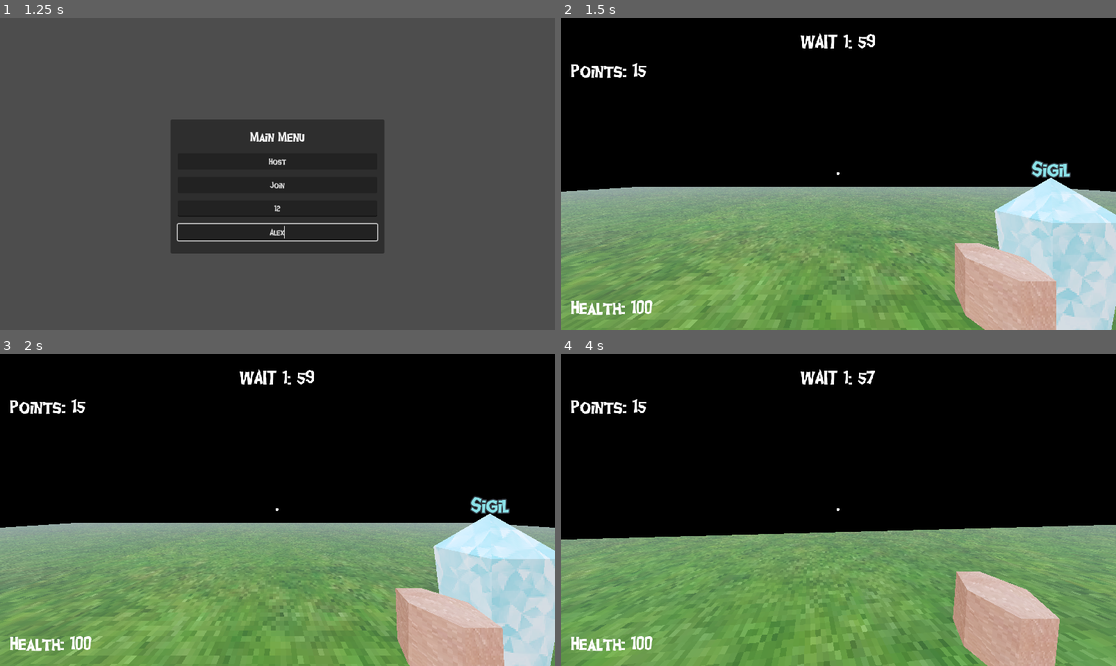
Above: before the commit, frames 1-4 (two rows, left to right).
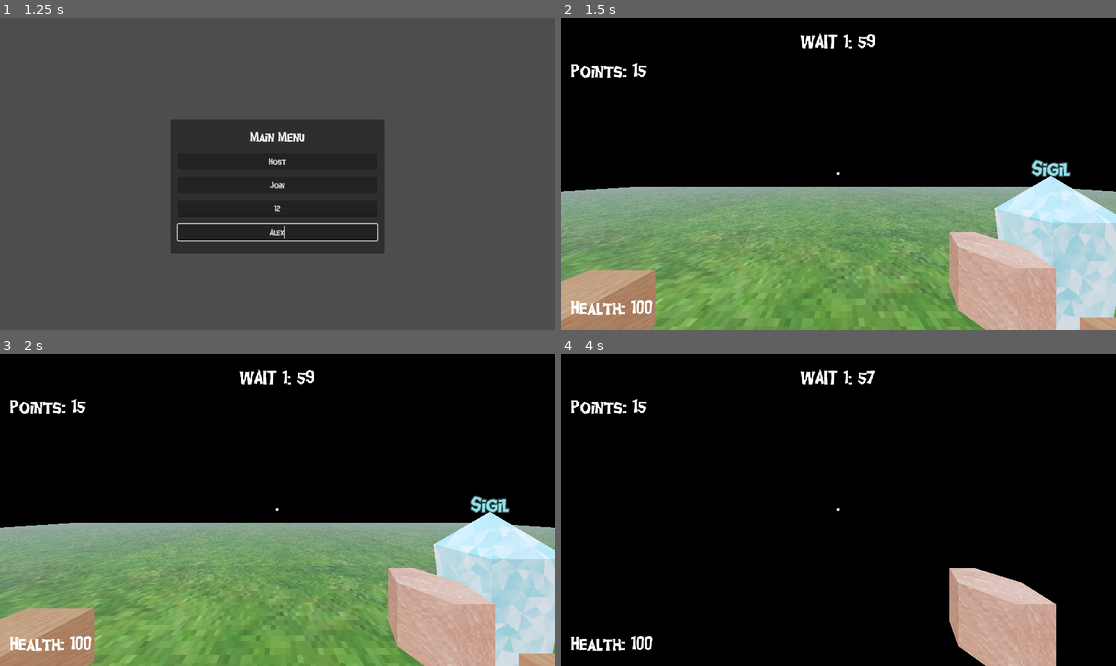
Above: after the commit, the same moments.

Repository: erioxis/dozetgame
Game: Godot game, scene res://Scenes/world.tscn
The game is run twice, just before and just after one commit, with the same random seed, the same clock (stepped at 60 frames per second) and the same inputs.
Inputs (mouse positions are in pixels of both pictures, inside the frame that each line leads up to):
- Up to frame 1 (1.25 s): click (277, 208) at 0.52 s; type "12" at 0.6 s; click (277, 233) at 0.75 s; type "Alex" at 0.83 s
- Up to frame 2 (1.5 s): click "Host" at 1.25 s
- Up to frame 3 (2 s): no input
- Up to frame 4 (4 s): tap Enter (ui_accept) at 2, 2.3, 2.85 s; move the mouse to (866, 510) at 2.02 s; hold W (up) from 2.03 s (still down); click (866, 510) at 2.1 s; tap Space (jump, bound only after the commit) at 2.27, 2.57, 3.02, 3.05, 3.32, 3.6 s; move the mouse to (810, 510) at 2.77 s; move the mouse to (849, 503) at 3.52 s; click (849, 503) at 3.8 s

Frame 1 is identical in both runs. In frame 2, 6.2% of the frame differs, in the area x 0-100%, y 45-100%; in frame 3, 6.6%; in frame 4, 39%, in the area x 0-100%, y 54-100%.

Commit message:
phys

Diff:
--- a/Scenes/Death.tscn
+++ b/Scenes/Death.tscn
@@ -6,7 +6,7 @@
 size = Vector3(38.8439, 1, 37.1182)
 
 [node name="Death" type="Area3D"]
-collision_mask = 2
+collision_mask = 3
 script = ExtResource("1_en0h8")
 
 [node name="CollisionShape3D" type="CollisionShape3D" parent="."]
--- a/Scenes/TestMap.tscn
+++ b/Scenes/TestMap.tscn
@@ -6,6 +6,7 @@
 [ext_resource type="ArrayMesh" uid="uid://bfvwyoi7c0vh0" path="res://assets/models/flat.obj" id="4_a80cx"]
 [ext_resource type="PackedScene" uid="uid://1irhveuvktve" path="res://Scenes/Death.tscn" id="5_87wyk"]
 [ext_resource type="PackedScene" uid="uid://dkv26l5o2ya1n" path="res://Scenes/sigil.tscn" id="7_hbkm3"]
+[ext_resource type="PackedScene" uid="uid://bihe3vjkrm26t" path="res://Scenes/box.tscn" id="7_v7gqm"]
 
 [sub_resource type="BoxShape3D" id="BoxShape3D_n5sbf"]
 size = Vector3(57.3245, 1, 57.1686)
@@ -40,7 +41,7 @@
 transform = Transform3D(1, 0, 0, 0, 1, 0, 0, 0, 1, 0, 2.05051, 0)
 
 [node name="Death" parent="." instance=ExtResource("5_87wyk")]
-transform = Transform3D(3.18772, 0, 0, 0, 1, 0, 0, 0, 3.11279, 0, 0, 0)
+transform = Transform3D(3.18772, 0, 0, 0, 1, 0, 0, 0, 3.11279, 0, -0.706749, 0)
 
 [node name="Sigil" parent="." groups=["sigil"] instance=ExtResource("7_hbkm3")]
 transform = Transform3D(1, 0, 0, 0, 1, 0, 0, 0, 1, 2.65917, 0.5, -2.54509)
@@ -50,3 +51,15 @@
 
 [node name="Sigil3" parent="." groups=["sigil"] instance=ExtResource("7_hbkm3")]
 transform = Transform3D(1, 0, 0, 0, 1, 0, 0, 0, 1, -11.7034, 0.5, -2.54509)
+
+[node name="box4" parent="." instance=ExtResource("7_v7gqm")]
+transform = Transform3D(1, 0, 0, 0, 1, 0, 0, 0, 1, -2.34534, 9.28797, -1.77282)
+
+[node name="box3" parent="." instance=ExtResource("7_v7gqm")]
+transform = Transform3D(1, 0, 0, 0, 1, 0, 0, 0, 1, 2.13326, 8.18188, -1.05276)
+
+[node name="box2" parent="." instance=ExtResource("7_v7gqm")]
+transform = Transform3D(1, 0, 0, 0, 1, 0, 0, 0, 1, 5.862, 5.38249, 0.112446)
+
+[node name="box" parent="." instance=ExtResource("7_v7gqm")]
+transform = Transform3D(1, 0, 0, 0, 1, 0, 0, 0, 1, 0, 2.61532, 0)
--- /dev/null
+++ b/Scenes/box.tscn
@@ -0,0 +1,53 @@
+[gd_scene load_steps=7 format=3 uid="uid://bihe3vjkrm26t"]
+
+[ext_resource type="ArrayMesh" uid="uid://3tx7oflbox6c" path="res://assets/models/box.obj" id="1_u8n5t"]
+[ext_resource type="Shader" path="res://assets/shaders/psx_lit.gdshader" id="2_f0pim"]
+[ext_resource type="Texture2D" uid="uid://c8m44uqmluvj6" path="res://assets/textures/box.jpg" id="3_a18au"]
+
+[sub_resource type="ShaderMaterial" id="ShaderMaterial_ibjqo"]
+render_priority = 0
+shader = ExtResource("2_f0pim")
+shader_parameter/jitter = 0.5
+shader_parameter/jitter_z_coordinate = true
+shader_parameter/jitter_depth_independent = true
+shader_parameter/affine_texture_mapping = true
+shader_parameter/alpha_scissor = 1.0
+shader_parameter/albedo_color = Color(1, 1, 1, 1)
+shader_parameter/emission_color = Color(1, 1, 1, 1)
+shader_parameter/texture_size = Vector2(1, 1)
+shader_parameter/albedo = ExtResource("3_a18au")
+
+[sub_resource type="BoxShape3D" id="BoxShape3D_uc8j0"]
+size = Vector3(1.66075, 1.44636, 2.0343)
+
+[sub_resource type="SceneReplicationConfig" id="SceneReplicationConfig_t3kl4"]
+properties/0/path = NodePath(".:position")
+properties/0/spawn = true
+properties/0/sync = true
+properties/0/watch = false
+properties/1/path = NodePath(".:rotation")
+properties/1/spawn = true
+properties/1/sync = true
+properties/1/watch = false
+properties/2/path = NodePath(".:linear_velocity")
+properties/2/spawn = true
+properties/2/sync = true
+properties/2/watch = false
+properties/3/path = NodePath(".:angular_velocity")
+properties/3/spawn = true
+properties/3/sync = true
+properties/3/watch = false
+
+[node name="box" type="RigidBody3D"]
+
+[node name="MeshInstance3D" type="MeshInstance3D" parent="."]
+transform = Transform3D(0.445, 0, 0, 0, 0.445, 0, 0, 0, 0.445, 0, 0, 0)
+mesh = ExtResource("1_u8n5t")
+surface_material_override/0 = SubResource("ShaderMaterial_ibjqo")
+
+[node name="CollisionShape3D" type="CollisionShape3D" parent="."]
+transform = Transform3D(0.445, 0, 0, 0, 0.445, 0, 0, 0, 0.445, 0, 0, 0)
+shape = SubResource("BoxShape3D_uc8j0")
+
+[node name="MultiplayerSynchronizer" type="MultiplayerSynchronizer" parent="."]
+replication_config = SubResource("SceneReplicationConfig_t3kl4")
--- a/Scenes/player.gd
+++ b/Scenes/player.gd
@@ -1,20 +1,34 @@
-extends CharacterBody3D
+extends RigidBody3D
 
 class_name Player
 
-@onready var camera = $Camera3D
-@onready var _raycast = $Camera3D/RayCast
+@onready var camera = $Head/Camera3D
+@onready var _raycast = $Head/Camera3D/RayCast
 @onready var _label = $Label3D
-@onready var body = $body
+@onready var bodymesh = $body
 @onready var ui = $player_ui
-@onready var hand = $Camera3D/hand
-
-@onready var anim_player = $AnimationPlayer
+@onready var hand = $Head/Camera3D/head
+@onready var head = $Head
+@onready var headmesh = $Head/Camera3D/head
+#@onready var anim_player = $AnimationPlayer
+@onready var body = $bodycol
+@onready var feet = $feet
+@export var view_sensitivity = 10.0
+var is_on_floor = false
+var move_input
 
 var bloodexp = preload("res://Scenes/blood_explosion.tscn")
 
-const SPEED = 10.0
-const JUMP_VELOCITY = 4.5
+@export var jump_velocity = 7
+@export var acceleration = 7
+var accel_multiplier = 1.0
+@export var speed = 25
+@export var max_speed = 50
+@export var stop_speed = 0.1
+
+var velocity = Vector3()
+
+var mouse_input = Vector2()
 
 var dead: bool
 var held_object: RigidBody3D
@@ -24,8 +38,6 @@
 var tool : Object
 var world
 var game_manager
-
-var gravity = ProjectSettings.get_setting("physics/3d/default_gravity")
 
 func _enter_tree():
 	set_multiplayer_authority(str(name).to_int())
@@ -39,18 +51,17 @@
 		ui.hide()
 		return
 
-	body.visible = false
+	linear_damp = 1.0
+	Input.set_mouse_mode(Input.MOUSE_MODE_CAPTURED)
+
+	bodymesh.visible = false
+	headmesh.visible = false
 	_label.visible = false
 	Input.mouse_mode = Input.MOUSE_MODE_CAPTURED;
 	camera.current = true
 
 func _unhandled_input(event):
 	if not is_multiplayer_authority(): return
-
-	if event is InputEventMouseMotion:
-		rotate_y(-event.relative.x * .005)
-		camera.rotate_x(-event.relative.y * .005)
-		camera.rotation.x = clamp(camera.rotation.x, -PI/2, PI/2)
 
 	if Input.is_action_just_pressed("left_click"):
 		if (tool):
@@ -63,34 +74,63 @@
 	# Add the gravity.
 	set_ui()
 
-	if not is_on_floor():
-		velocity.y -= gravity * delta
+	move(delta)
 
-	# Handle Jump.
-	if Input.is_action_just_pressed("ui_accept") and is_on_floor():
-		velocity.y = JUMP_VELOCITY
-
-	var input_dir = Input.get_vector("left", "right", "up", "down")
-	var direction = (transform.basis * Vector3(input_dir.x, 0, input_dir.y)).normalized()
-	if direction:
-		velocity.x = direction.x * SPEED
-		velocity.z = direction.z * SPEED
-	else:
-		velocity.x = move_toward(velocity.x, 0, SPEED)
-		velocity.z = move_toward(velocity.z, 0, SPEED)
-
-	if anim_player.current_animation == "shoot":
-		pass
-	elif input_dir != Vector2.ZERO and is_on_floor():
-		anim_player.play("move")
-	else:
-		anim_player.play("idle")
+	#if anim_player.current_animation == "shoot":
+	#	pass
+	#elif move_input != Vector2.ZERO and feet.is_colliding():
+	#	anim_player.play("move")
+	#else:
+	#	anim_player.play("idle")
 
 	if (health<=0 and dead==false):
 		rpc("kill")
 		dead = true
 
-	move_and_slide()
+func move(delta):
+	is_on_floor = false
+	move_input = Vector2.ZERO
+	var dir = Vector3()
+	#movement input
+	move_input = Input.get_vector("left","right","down","up")
+	dir += move_input.x*head.global_transform.basis.x;
+	dir -= move_input.y*head.global_transform.basis.z;
+	velocity = lerp(velocity,dir*speed,acceleration*accel_multiplier*delta)
+	apply_central_force(velocity)
+	if feet.is_colliding():
+		is_on_floor = true
+		accel_multiplier = 1.0
+	if Input.is_action_just_pressed("jump") and is_on_floor:
+		accel_multiplier = 0.1
+		is_on_floor = false
+		apply_central_impulse(Vector3.UP * jump_velocity)
+	#view and rotation
+	camera.rotation_degrees.x -= mouse_input.y * view_sensitivity * delta;
+	camera.rotation_degrees.x = clamp(camera.rotation_degrees.x,-80,80)
+	head.rotation_degrees.y -= mouse_input.x * view_sensitivity * delta;
+	mouse_input =Vector2.ZERO
+	bodymesh.global_rotation.y = head.global_rotation.y
+
+
+func _integrate_forces(state):
+	if not is_multiplayer_authority(): return
+	#limit max speed
+	if state.linear_velocity.length()>max_speed:
+		state.linear_velocity=state.linear_velocity.normalized()*max_speed
+	#artificial stopping movement i.e not using physics
+	if move_input.length() < 0.2:
+		state.linear_velocity.x = lerp(state.linear_velocity.x,0.0,stop_speed)
+		state.linear_velocity.z = lerp(state.linear_velocity.z,0.0,stop_speed)
+	#push against floor to avoid sliding on "unreasonable" slopes
+	if state.get_contact_count() > 0 and move_input.length()< 0.2:
+		if is_on_floor and state.get_contact_local_normal(0).y < 0.9:
+			apply_central_force(-state.get_contact_local_normal(0))
+
+#mouse input
+func _input(event):
+	if not is_multiplayer_authority(): return
+	if event is InputEventMouseMotion:
+		mouse_input = event.relative;
 
 func set_ui():
 	ui.set_health(health)
@@ -117,5 +157,6 @@
 
 @rpc("call_local")
 func play_shoot_effects():
-	anim_player.stop()
-	anim_player.play("shoot")
+	#anim_player.stop()
+	#anim_player.play("shoot")
+	pass
--- a/Scenes/player.tscn
+++ b/Scenes/player.tscn
@@ -13,8 +13,50 @@
 [ext_resource type="ArrayMesh" uid="uid://cdj6xi676jpl7" path="res://assets/models/boot.obj" id="11_7gggb"]
 [ext_resource type="Texture2D" uid="uid://dh4hpryuudumo" path="res://assets/textures/boot.jpg" id="12_v6rtr"]
 
+[sub_resource type="PhysicsMaterial" id="PhysicsMaterial_r4hfm"]
+friction = 0.0
+
 [sub_resource type="CapsuleShape3D" id="CapsuleShape3D_pxqxt"]
 radius = 0.296552
+
+[sub_resource type="ShaderMaterial" id="ShaderMaterial_10ow1"]
+render_priority = 0
+shader = ExtResource("5_w7r00")
+shader_parameter/jitter = 0.5
+shader_parameter/jitter_z_coordinate = true
+shader_parameter/jitter_depth_independent = true
+shader_parameter/affine_texture_mapping = true
+shader_parameter/alpha_scissor = 1.0
+shader_parameter/albedo_color = Color(1, 1, 1, 1)
+shader_parameter/emission_color = Color(1, 1, 1, 1)
+shader_parameter/texture_size = Vector2(1, 1)
+shader_parameter/albedo = ExtResource("8_e7ol0")
+
+[sub_resource type="ShaderMaterial" id="ShaderMaterial_vvngl"]
+render_priority = 0
+shader = ExtResource("5_w7r00")
+shader_parameter/jitter = 0.5
+shader_parameter/jitter_z_coordinate = true
+shader_parameter/jitter_depth_independent = true
+shader_parameter/affine_texture_mapping = true
+shader_parameter/alpha_scissor = 1.0
+shader_parameter/albedo_color = Color(1, 1, 1, 1)
+shader_parameter/emission_color = Color(1, 1, 1, 1)
+shader_parameter/texture_size = Vector2(1, 1)
+shader_parameter/albedo = ExtResource("12_v6rtr")
+
+[sub_resource type="ShaderMaterial" id="ShaderMaterial_le8ik"]
+render_priority = 0
+shader = ExtResource("5_w7r00")
+shader_parameter/jitter = 0.5
+shader_parameter/jitter_z_coordinate = true
+shader_parameter/jitter_depth_independent = true
+shader_parameter/affine_texture_mapping = true
+shader_parameter/alpha_scissor = 1.0
+shader_parameter/albedo_color = Color(1, 1, 1, 1)
+shader_parameter/emission_color = Color(1, 1, 1, 1)
+shader_parameter/texture_size = Vector2(1, 1)
+shader_parameter/albedo = ExtResource("12_v6rtr")
 
 [sub_resource type="ShaderMaterial" id="ShaderMaterial_m8pri"]
 render_priority = 0
@@ -42,194 +84,50 @@
 shader_parameter/texture_size = Vector2(1, 1)
 shader_parameter/albedo = ExtResource("5_vl1te")
 
-[sub_resource type="SceneReplicationConfig" id="SceneReplicationConfig_i3dn2"]
-properties/0/path = NodePath(".:position")
+[sub_resource type="SceneReplicationConfig" id="SceneReplicationConfig_u24kw"]
+properties/0/path = NodePath("Head:rotation")
 properties/0/spawn = true
 properties/0/sync = true
 properties/0/watch = false
-properties/1/path = NodePath(".:rotation")
+properties/1/path = NodePath("Head/Camera3D:rotation")
 properties/1/spawn = true
 properties/1/sync = true
 properties/1/watch = false
-properties/2/path = NodePath("Camera3D:rotation")
+properties/2/path = NodePath(".:position")
 properties/2/spawn = true
 properties/2/sync = true
 properties/2/watch = false
+properties/3/path = NodePath("body:rotation")
+properties/3/spawn = true
+properties/3/sync = true
+properties/3/watch = false
+properties/4/path = NodePath(".:linear_velocity")
+properties/4/spawn = true
+properties/4/sync = true
+properties/4/watch = false
+properties/5/path = NodePath(".:angular_velocity")
+properties/5/spawn = true
+properties/5/sync = true
+properties/5/watch = false
+properties/6/path = NodePath(".:rotation")
+properties/6/spawn = true
+properties/6/sync = true
+properties/6/watch = false
 
-[sub_resource type="ShaderMaterial" id="ShaderMaterial_8shkg"]
-render_priority = 0
-shader = ExtResource("5_w7r00")
-shader_parameter/jitter = 0.5
-shader_parameter/jitter_z_coordinate = true
-shader_parameter/jitter_depth_independent = true
-shader_parameter/affine_texture_mapping = true
-shader_parameter/alpha_scissor = 1.0
-shader_parameter/albedo_color = Color(1, 1, 1, 1)
-shader_parameter/emission_color = Color(1, 1, 1, 1)
-shader_parameter/texture_size = Vector2(1, 1)
-shader_parameter/albedo = ExtResource("8_e7ol0")
+[node name="RigidBody3D" type="RigidBody3D" groups=["player"]]
+axis_lock_angular_x = true
+axis_lock_angular_y = true
+axis_lock_angular_z = true
+physics_material_override = SubResource("PhysicsMaterial_r4hfm")
+script = ExtResource("1_e0slr")
+acceleration = 10
+speed = 30
+max_speed = 40
+stop_speed = 0.2
 
-[sub_resource type="Animation" id="Animation_5fbv7"]
-length = 0.001
-tracks/0/type = "value"
-tracks/0/imported = false
-tracks/0/enabled = true
-tracks/0/path = NodePath("Camera3D/hand:position")
-tracks/0/interp = 1
-tracks/0/loop_wrap = true
-tracks/0/keys = {
-"times": PackedFloat32Array(0),
-"transitions": PackedFloat32Array(1),
-"update": 0,
-"values": [Vector3(0.424875, -0.30536, -0.555)]
-}
-tracks/1/type = "value"
-tracks/1/imported = false
-tracks/1/enabled = true
-tracks/1/path = NodePath("Camera3D/hand:rotation")
-tracks/1/interp = 1
-tracks/1/loop_wrap = true
-tracks/1/keys = {
-"times": PackedFloat32Array(0),
-"transitions": PackedFloat32Array(1),
-"update": 0,
-"values": [Vector3(0, 1.5708, 0)]
-}
-
-[sub_resource type="Animation" id="Animation_py6tk"]
-resource_name = "idle"
-length = 3.0
-loop_mode = 1
-tracks/0/type = "value"
-tracks/0/imported = false
-tracks/0/enabled = true
-tracks/0/path = NodePath("Camera3D/hand:position")
-tracks/0/interp = 1
-tracks/0/loop_wrap = true
-tracks/0/keys = {
-"times": PackedFloat32Array(0, 1.5),
-"transitions": PackedFloat32Array(-2, -2),
-"update": 0,
-"values": [Vector3(0.424875, -0.30536, -0.555), Vector3(0.424875, -0.359194, -0.510717)]
-}
-tracks/1/type = "value"
-tracks/1/imported = false
-tracks/1/enabled = true
-tracks/1/path = NodePath("Camera3D/hand:rotation")
-tracks/1/interp = 1
-tracks/1/loop_wrap = true
-tracks/1/keys = {
-"times": PackedFloat32Array(0, 1.5),
-"transitions": PackedFloat32Array(-2, -2),
-"update": 0,
-"values": [Vector3(0, 1.5708, 0), Vector3(4.29889e-09, 1.5708, -0.0985064)]
-}
-
-[sub_resource type="Animation" id="Animation_xdwwp"]
-resource_name = "move"
-loop_mode = 1
-tracks/0/type = "value"
-tracks/0/imported = false
-tracks/0/enabled = true
-tracks/0/path = NodePath("Camera3D/hand:position")
-tracks/0/interp = 1
-tracks/0/loop_wrap = true
-tracks/0/keys = {
-"times": PackedFloat32Array(0, 0.2, 0.5, 0.7),
-"transitions": PackedFloat32Array(0.5, 2, 0.5, 2),
-"update": 0,
-"values": [Vector3(0.425, -0.305, -0.555), Vector3(0.383381, -0.282924, -0.555), Vector3(0.425, -0.305, -0.555), Vector3(0.455989, -0.289237, -0.555)]
-}
-
-[sub_resource type="Animation" id="Animation_ls66c"]
-resource_name = "shoot"
-length = 0.4
-tracks/0/type = "value"
-tracks/0/imported = false
-tracks/0/enabled = true
-tracks/0/path = NodePath("Camera3D/hand:position")
-tracks/0/interp = 1
-tracks/0/loop_wrap = true
-tracks/0/keys = {
-"times": PackedFloat32Array(0, 0.4),
-"transitions": PackedFloat32Array(0.5, 1),
-"update": 0,
-"values": [Vector3(0.425, -0.273506, -0.555), Vector3(0.425, -0.305, -0.555)]
-}
-tracks/1/type = "value"
-tracks/1/imported = false
-tracks/1/enabled = true
-tracks/1/path = NodePath("Camera3D/hand:rotation")
-tracks/1/interp = 1
-tracks/1/loop_wrap = true
-tracks/1/keys = {
-"times": PackedFloat32Array(0, 0.4),
-"transitions": PackedFloat32Array(0.5, 1),
-"update": 0,
-"values": [Vector3(-1.27384e-08, 1.5708, 0.295711), Vector3(0, 1.5708, 0)]
-}
-
-[sub_resource type="AnimationLibrary" id="AnimationLibrary_l0w6b"]
-_data = {
-"RESET": SubResource("Animation_5fbv7"),
-"idle": SubResource("Animation_py6tk"),
-"move": SubResource("Animation_xdwwp"),
-"shoot": SubResource("Animation_ls66c")
-}
-
-[sub_resource type="ShaderMaterial" id="ShaderMaterial_le8ik"]
-render_priority = 0
-shader = ExtResource("5_w7r00")
-shader_parameter/jitter = 0.5
-shader_parameter/jitter_z_coordinate = true
-shader_parameter/jitter_depth_independent = true
-shader_parameter/affine_texture_mapping = true
-shader_parameter/alpha_scissor = 1.0
-shader_parameter/albedo_color = Color(1, 1, 1, 1)
-shader_parameter/emission_color = Color(1, 1, 1, 1)
-shader_parameter/texture_size = Vector2(1, 1)
-shader_parameter/albedo = ExtResource("12_v6rtr")
-
-[sub_resource type="ShaderMaterial" id="ShaderMaterial_vvngl"]
-render_priority = 0
-shader = ExtResource("5_w7r00")
-shader_parameter/jitter = 0.5
-shader_parameter/jitter_z_coordinate = true
-shader_parameter/jitter_depth_independent = true
-shader_parameter/affine_texture_mapping = true
-shader_parameter/alpha_scissor = 1.0
-shader_parameter/albedo_color = Color(1, 1, 1, 1)
-shader_parameter/emission_color = Color(1, 1, 1, 1)
-shader_parameter/texture_size = Vector2(1, 1)
-shader_parameter/albedo = ExtResource("12_v6rtr")
-
-[node name="Player" type="CharacterBody3D" groups=["player"]]
-collision_layer = 2
-script = ExtResource("1_e0slr")
-
-[node name="CollisionShape3D" type="CollisionShape3D" parent="."]
+[node name="bodycol" type="CollisionShape3D" parent="."]
 transform = Transform3D(1, 0, 0, 0, 1, 0, 0, 0, 1, 0, 0.0104337, 0)
 shape = SubResource("CapsuleShape3D_pxqxt")
-
-[node name="Camera3D" type="Camera3D" parent="."]
-transform = Transform3D(1, 0, 0, 0, 1, 0, 0, 0, 1, 0, 0.699035, 0)
-
-[node name="hand" type="MeshInstance3D" parent="Camera3D"]
-transform = Transform3D(-7.23998e-07, 0, 0.2, 0, 0.2, 0, -0.2, 0, -7.23998e-07, 0.424875, -0.30536, -0.555)
-mesh = ExtResource("3_2keax")
-surface_material_override/0 = SubResource("ShaderMaterial_m8pri")
-
-[node name="RayCast" type="RayCast3D" parent="Camera3D"]
-target_position = Vector3(0, 0, -2)
-collision_mask = 8
-
-[node name="head" type="MeshInstance3D" parent="Camera3D"]
-transform = Transform3D(2.18944e-08, 0, 0.29, 0, 0.29, 0, -0.29, 0, 2.18944e-08, 0, 0, 0)
-material_override = SubResource("ShaderMaterial_b20iy")
-mesh = ExtResource("2_mw7wf")
-
-[node name="MultiplayerSynchronizer" type="MultiplayerSynchronizer" parent="."]
-replication_config = SubResource("SceneReplicationConfig_i3dn2")
 
 [node name="Label3D" type="Label3D" parent="."]
 transform = Transform3D(-1, 0, -8.74228e-08, 0, 1, 0, 8.74228e-08, 0, -1, 0, 1.3, 0)
@@ -243,26 +141,47 @@
 [node name="player_ui" parent="." instance=ExtResource("5_ipw78")]
 
 [node name="body" type="MeshInstance3D" parent="."]
-transform = Transform3D(-1.28949e-08, 0, 0.295, 0, 0.295, 0, -0.295, 0, -1.28949e-08, 0, 0, 0)
+transform = Transform3D(0.295, 0, 0, 0, 0.295, 0, 0, 0, 0.295, 0, 0, 0)
 mesh = ExtResource("6_b44yw")
-surface_material_override/0 = SubResource("ShaderMaterial_8shkg")
+skeleton = NodePath("")
+surface_material_override/0 = SubResource("ShaderMaterial_10ow1")
+
+[node name="foot2" type="MeshInstance3D" parent="body"]
+transform = Transform3D(-1.85217e-08, 0, 0.423729, 0, 0.423729, 0, -0.423729, 0, -1.85217e-08, -0.677966, -2.6864, -6.62371e-14)
+mesh = ExtResource("11_7gggb")
+skeleton = NodePath("")
+surface_material_override/0 = SubResource("ShaderMaterial_vvngl")
+
+[node name="foot" type="MeshInstance3D" parent="body"]
+transform = Transform3D(-1.85217e-08, 0, 0.423729, 0, 0.423729, 0, -0.423729, 0, -1.85217e-08, 0.677966, -2.6864, 6.62371e-14)
+mesh = ExtResource("11_7gggb")
+skeleton = NodePath("")
+surface_material_override/0 = SubResource("ShaderMaterial_le8ik")
 
 [node name="MultiplayerSpawner" type="MultiplayerSpawner" parent="."]
 _spawnable_scenes = PackedStringArray("res://Scenes/Tool.tscn", "res://tools/hammer.tscn", "res://tools/glock.tscn", "res://Scenes/blood_explosion.tscn")
-spawn_path = NodePath("../Camera3D/hand")
+spawn_path = NodePath("../Head/Camera3D/hand")
 
-[node name="AnimationPlayer" type="AnimationPlayer" parent="."]
-playback_default_blend_time = 0.05
-libraries = {
-"": SubResource("AnimationLibrary_l0w6b")
-}
+[node name="Head" type="Node3D" parent="."]
+transform = Transform3D(1, 0, 0, 0, 1, 0, 0, 0, 1, 0, 0.7, 0)
 
-[node name="foot" type="MeshInstance3D" parent="."]
-transform = Transform3D(-5.46392e-09, 0, 0.125, 0, 0.125, 0, -0.125, 0, -5.46392e-09, 0.2, -0.792488, 0)
-mesh = ExtResource("11_7gggb")
-surface_material_override/0 = SubResource("ShaderMaterial_le8ik")
+[node name="Camera3D" type="Camera3D" parent="Head"]
 
-[node name="foot2" type="MeshInstance3D" parent="."]
-transform = Transform3D(-5.46392e-09, 0, 0.125, 0, 0.125, 0, -0.125, 0, -5.46392e-09, -0.2, -0.792488, 0)
-mesh = ExtResource("11_7gggb")
-surface_material_override/0 = SubResource("ShaderMaterial_vvngl")
+[node name="RayCast" type="RayCast3D" parent="Head/Camera3D"]
+target_position = Vector3(0, 0, -2)
+collision_mask = 8
+
+[node name="hand" type="MeshInstance3D" parent="Head/Camera3D"]
+transform = Transform3D(-8.74228e-09, 0, 0.2, 0, 0.2, 0, -0.2, 0, -8.74228e-09, 0.381594, -0.263052, -0.513103)
+mesh = ExtResource("3_2keax")
+surface_material_override/0 = SubResource("ShaderMaterial_m8pri")
+
+[node name="head" type="MeshInstance3D" parent="Head/Camera3D"]
+transform = Transform3D(-1.26763e-08, 0, 0.29, 0, 0.29, 0, -0.29, 0, -1.26763e-08, 0, 0, 0)
+material_override = SubResource("ShaderMaterial_b20iy")
+mesh = ExtResource("2_mw7wf")
+
+[node name="feet" type="RayCast3D" parent="."]
+
+[node name="MultiplayerSynchronizer" type="MultiplayerSynchronizer" parent="."]
+replication_config = SubResource("SceneReplicationConfig_u24kw")
--- a/Scenes/world.gd
+++ b/Scenes/world.gd
@@ -50,13 +50,12 @@
 		create_blood(15, player.global_position)
 		player.queue_free()
 
-
 func kill_player(peer_id):
 	var player = get_node_or_null(str(peer_id))
 	if player:
-		player.get_node("CollisionShape3D").disabled = true
 		player.set_physics_process(false)
 		player.hide()
+		player.sleeping = true
 
 func upnp_setup():
 	var upnp = UPNP.new()
--- a/project.godot
+++ b/project.godot
@@ -56,6 +56,11 @@
 "events": [Object(InputEventKey,"resource_local_to_scene":false,"resource_name":"","device":-1,"window_id":0,"alt_pressed":false,"shift_pressed":false,"ctrl_pressed":false,"meta_pressed":false,"pressed":false,"keycode":0,"physical_keycode":69,"key_label":0,"unicode":101,"echo":false,"script":null)
 ]
 }
+jump={
+"deadzone": 0.5,
+"events": [Object(InputEventKey,"resource_local_to_scene":false,"resource_name":"","device":-1,"window_id":0,"alt_pressed":false,"shift_pressed":false,"ctrl_pressed":false,"meta_pressed":false,"pressed":false,"keycode":0,"physical_keycode":32,"key_label":0,"unicode":32,"echo":false,"script":null)
+]
+}
 
 [rendering]
 
Not shown: 1 places in Scenes/TestMap.tscn that only renumber resources
Not shown: 1 places in Scenes/player.tscn that only renumber resources
Not shown, changed: assets/models/body.obj
